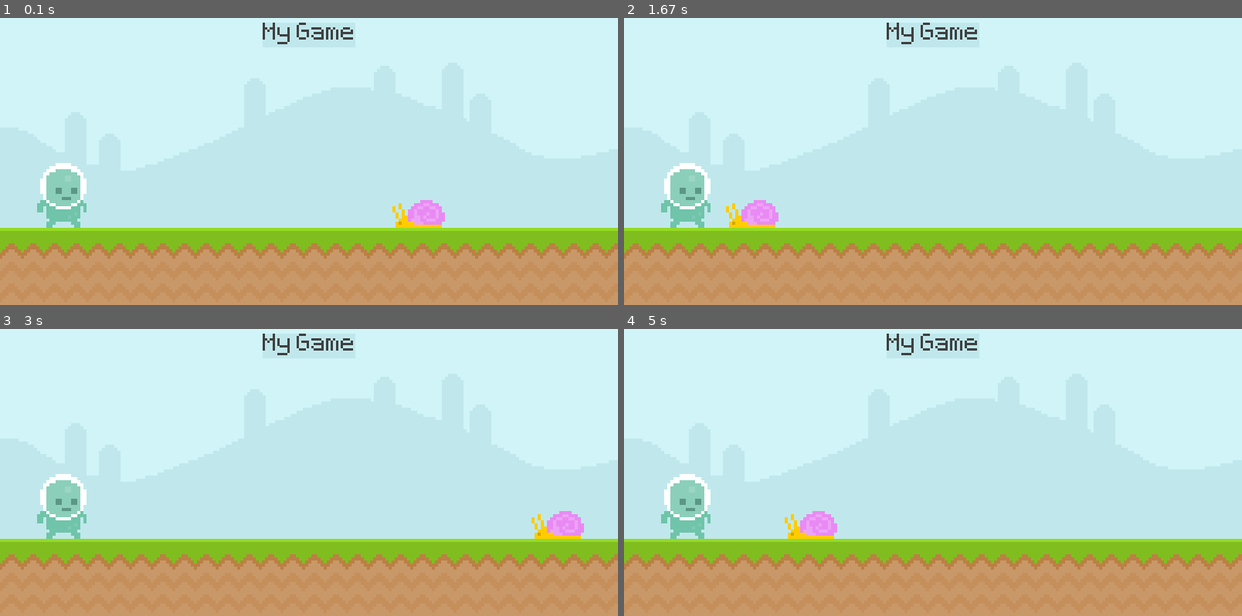
Above: before the commit, frames 1-4 (two rows, left to right).
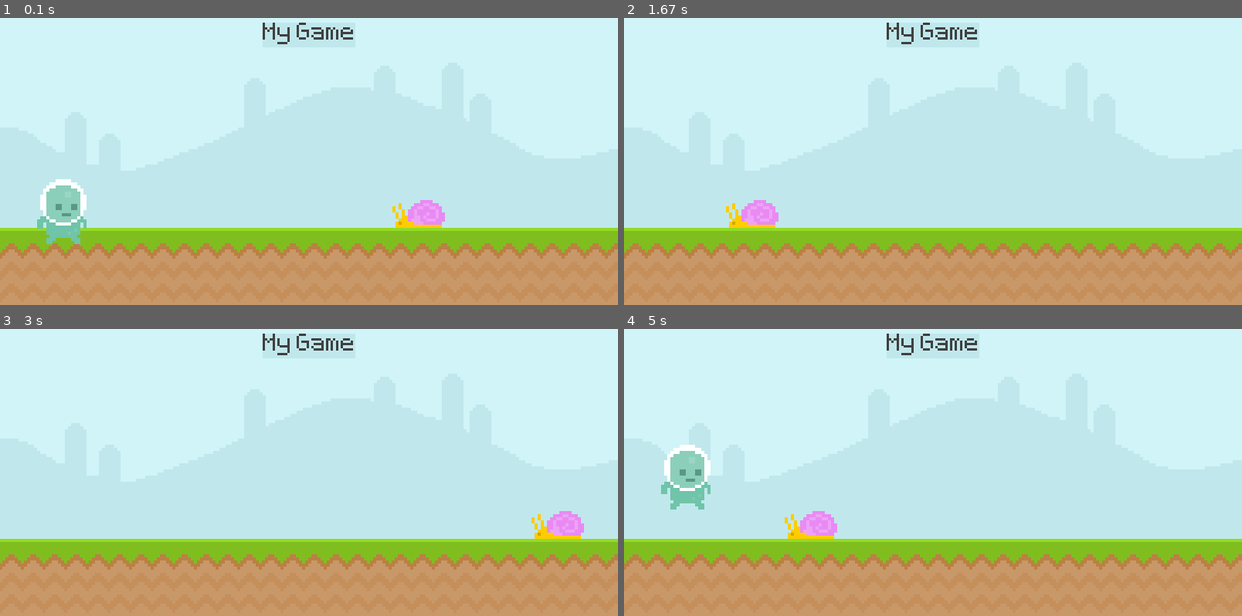
Above: after the commit, the same moments.

Repository: maarfelipe/Pygame_introduction
Game: pygame game, started from Runner(with commentaries).py
Two runs of this game, one before a commit and one after it. Both use one fixed random seed, a clock stepped at 60 frames per second and the inputs below.
Inputs (mouse positions are in pixels of both pictures, inside the frame that each line leads up to):
- Up to frame 1 (0.1 s): no input
- Up to frame 2 (1.67 s): tap Space at 0.33, 1.57 s; press the mouse at (685, 213) at 0.7 s; move the mouse to (698, 227) at 0.8 s; release the mouse at (716, 238) at 0.93 s; move the mouse to (729, 213) at 1.53 s
- Up to frame 3 (3 s): tap Space at 1.87, 2.9 s; press the mouse at (61, 527) at 2.03 s; move the mouse to (123, 446) at 2.13 s; release the mouse at (191, 366) at 2.27 s; move the mouse to (543, 349) at 2.87 s
- Up to frame 4 (5 s): tap Space at 3.2, 4.13 s; press the mouse at (685, 527) at 3.43 s; move the mouse to (889, 452) at 3.53 s; move the mouse to (1087, 374) at 3.63 s; release the mouse at (1087, 374) at 3.67 s; press the mouse at (685, 360) at 3.77 s; move the mouse to (698, 463) at 3.87 s; move the mouse to (716, 570) at 3.97 s; release the mouse at (716, 570) at 4 s

The runs differ from the first frame. In frame 1, 1.4% of the frame differs, in the area x 6-14%, y 50-79%; in frame 2, 1.3%; in frame 3, 1.3%; in frame 4, 2.0%, in the area x 6-14%, y 40-74%.

Commit message:
implementação de mecânica de pulo e gravidade

Diff:
--- a/Runner(with commentaries).py
+++ b/Runner(with commentaries).py
@@ -45,6 +45,8 @@
             left    centerx OU centery  right
                             bottom"""
 player_rect = player_surf.get_rect(midbottom=(80, 300))
+# definindo um objeto gravidade, que deverá funcionar para manter o player no chão
+player_gravity = 0
 
 # o loop é criado para que a tela e os eventos permaneçam acontecendo, senão, tudo iria ser executado somente uma vez
 while True:
@@ -63,9 +65,18 @@
             print('mouse down')'''
         '''if event.type == pygame.MOUSEBUTTONUP: # .MOUSEBUTTONUP é o evento quando o botão do mouse é solto
             print('mouse up')'''
-        '''if event.type == pygame.MOUSEMOTION:
+
+        # criamos um if que reconhece o evento .MOUSEBUTTONDOWN
+        if event.type == pygame.MOUSEBUTTONDOWN:
             if player_rect.collidepoint(event.pos):
-                print('collision')'''
+                player_gravity = -20
+
+        # criamos um if que reconhece um tipo de evento, chamado .KEYDOWN
+        if event.type == pygame.KEYDOWN:
+            '''depois outro if que dentro do evento .KEYDOWN reconhece a tecla de espaço, que será utilizada para
+            efetuar os pulos do jogador'''
+            player_gravity = -20
+
 
     '''# aqui estamos acessando a variável da superfície vermelha e escolhendo qual a sua posição
     screen.blit(test_surface, (0, 0))'''
@@ -91,7 +102,16 @@
     if snail_rect.right < 0:
         # a posição esquerda do retângulo no eixo X é definida para 800
         snail_rect.left = 800
+
+    '''no início o player tem gravidade 0, após cada interação do loop, a gravidade vai aumentando, e somando da posição
+    do eixo Y, movimentando o player para cima e fazendo com que ele caia exponecialmente'''
+    player_gravity += 1
+    player_rect.y += player_gravity
     screen.blit(player_surf, player_rect)
+
+    '''keys = pygame.key.get_pressed()
+    if keys[pygame.K_SPACE]:
+        print('jump')'''
 
     '''método .colliderect() testa se há colisões entre retângulos: 0 - false // 1 - true
     if player_rect.colliderect(snail_rect):'''
